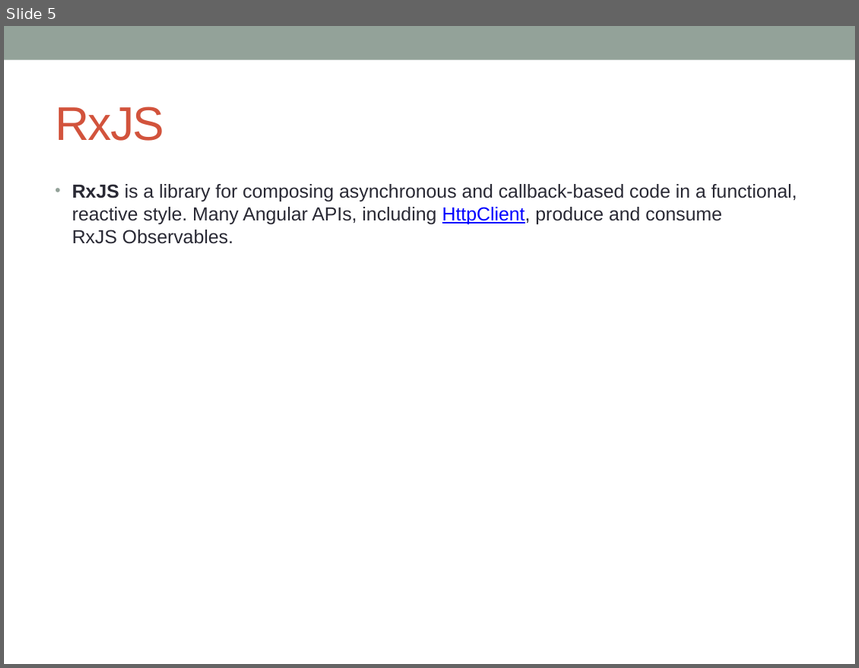
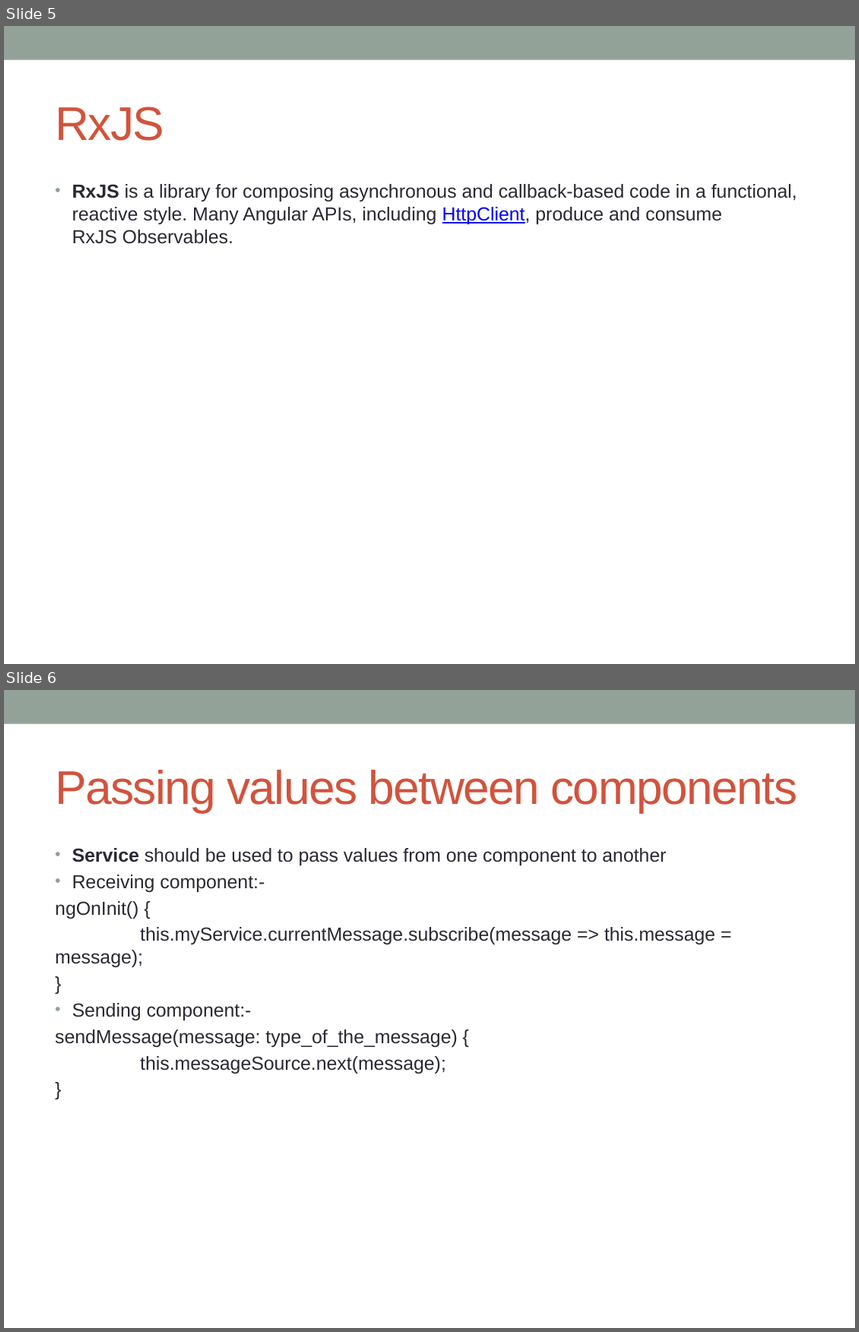
Before and after one commit to notionquest/ProjectDocumentation, a slide deck: Angular.pptx. Shown one above the other, each under a label of ours: slide 5 before the commit, slides 5 and 6 after it. The pictures are 859x668 and 859x1332 pixels, drawn with LibreOffice and Linux fonts; fonts in the diff are those of the drawing. Boxes give left, top, right and bottom in pixels: in the first picture for what was removed or moved away, otherwise in the second. Text is boxed around its words. In the diff, an @@ line names an element or a change of style, - is before the commit and + after.

Commit message:
Passing values from one component to another

```diff
--- a/Angular.pptx
+++ b/Angular.pptx
@@ slide 6 added at <box>4,690,855,1328</box>, background #FFFFFF; not listed: 1 template element that a slide beside it also shows @@
@@ title added at <box>55,770,797,813</box>, 40 pt, text #D2533C @@
+Passing values between components
@@ text added at <box>55,848,715,1074</box>, 16 pt, text #292934 @@
+• Service should be used to pass values from one component to another
+• Receiving component:-
+ngOnInit() {
+this.myService.currentMessage.subscribe(message => this.message = message);
+}
+• Sending component:-
+sendMessage(message: type_of_the_message) {
+this.messageSource.next(message);
+}
```
Also in this commit, not shown: 1 slide changed.
